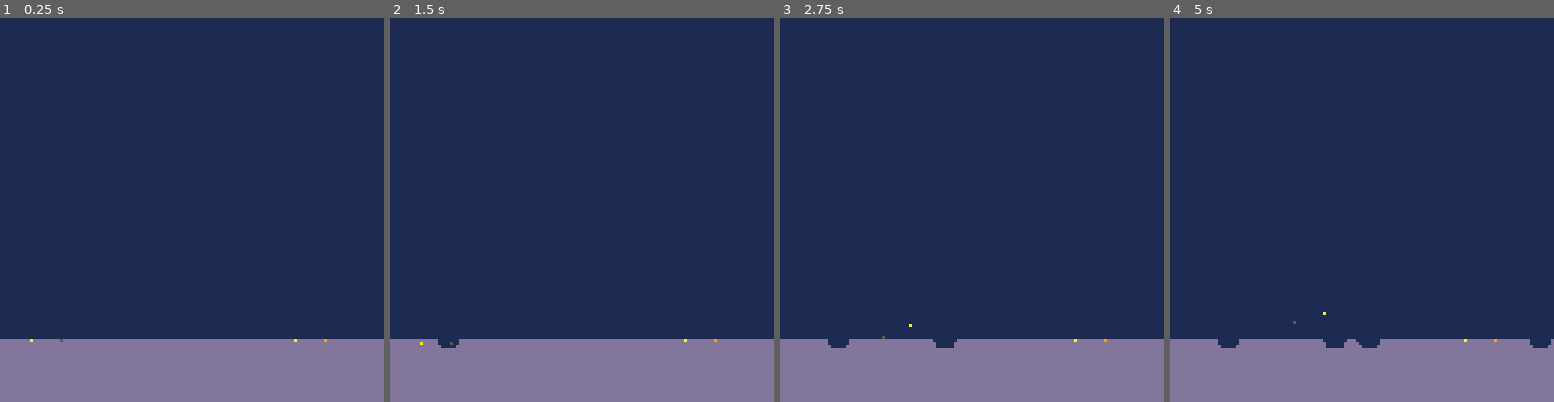
Above: before the commit, frames 1-4 (left to right).
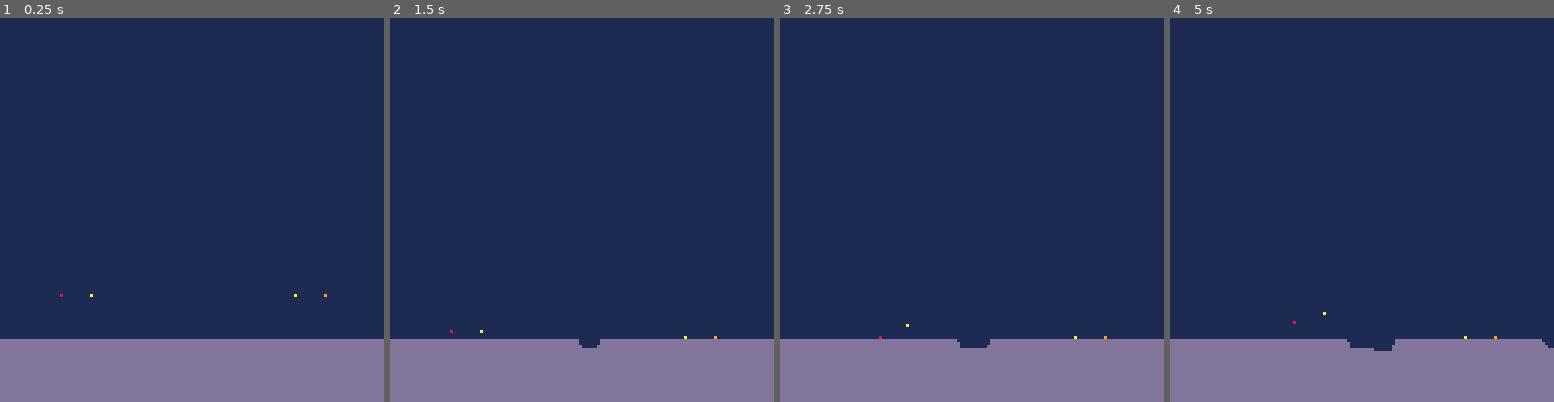
Above: after the commit, the same moments.

Repository: iamapea/miniature_jam
Game: PICO-8 cartridge mini.p8
Same seed, same stepped clock (60 frames per second), same inputs: the game is played once before the commit and once after it.
Inputs:
- Up to frame 1 (0.25 s): no input
- Up to frame 2 (1.5 s): tap X (X key) at 0.33, 1.07 s; tap O (Z key) at 0.7 s
- Up to frame 3 (2.75 s): hold Right 1.6-2.1 s; tap O (Z key) at 1.7, 2.1, 2.5 s; tap X (X key) at 1.85 s; hold Up 2.15-2.42 s; hold Right from 2.47 s (still down)
- Up to frame 4 (5 s): tap O (Z key) every 0.4 s from 2.9 to 4.9 s; tap X (X key) at 2.97, 4.08 s; release Right at 3.03 s; hold Left 3.08-3.58 s; hold Down 3.63-3.97 s; hold Right 4.02-4.68 s; hold Up from 4.73 s (still down)

The runs differ from the first frame. In frame 1, less than 0.1% of the frame differs, in the area x 7-86%, y 71-85%; in frame 2, 0.3%; in frame 3, 0.5%; in frame 4, 0.6%, in the area x 12-100%, y 78-87%.

Commit message:
add death and respawn

Diff:
--- a/mini.p8
+++ b/mini.p8
@@ -16,15 +16,18 @@
  grav_acc_bullet = 0.01
  grav_acc_player = 0.04
  cooldown_bullet = 60
+ player_spawn_y = world_size_y-ground_height-20
  -- visual parameters
+ col_players = {8,9}
  col_ch = 10 --crosshair
  col_bullet = 6
  -- create players
- p1 = new_player(20,world_size_y-ground_height,
-                 5,.5)
- p2 = new_player(108,world_size_y-ground_height,
-                 9,.5)
- p2.looks_left = true
+ p1 = new_player(20,player_spawn_y,
+                 col_players[1],
+                 -.5)
+ p2 = new_player(108,player_spawn_y,
+                 col_players[2],
+                 .5)
  players = {p1,p2}
  -- bullets
  bullets = {}
@@ -116,13 +119,8 @@
   pset(p.x,p.y,p.c)
   pset(p.x,p.y,p.c)
   --draw crosshair
---  if p.looks_left then
-   pset(p.x+cos(p.aim/2+0.25)*10,
-        p.y+sin(p.aim/2+0.25)*10,col_ch)
---  else
---   pset(p.x-cos(p.aim/2+0.25)*10,
---        p.y+sin(p.aim/2+0.25)*10,col_ch)
---  end
+  pset(p.x+cos(p.aim/2+0.25)*10,
+       p.y+sin(p.aim/2+0.25)*10,col_ch)
  end
  --draw bullets
  for b in all(bullets) do
@@ -154,7 +152,6 @@
  it.ay = grav_acc_player
  it.c = c --color
  it.aim = aim
- it.looks_left = false
  it.cooldown = 0
  it.is_explosive = false
  it.is_airborne = true
@@ -231,6 +228,27 @@
    end
   end
  end
+ --check distance to players
+ for i = 1,#players do
+  p = players[i]
+  if distance(p,t) < t.exp_rad then
+   kill_player(i)
+  end
+ end
+end
+
+function kill_player(index)
+ spawn_x = flr(rnd(100))+14
+ if spawn_x > 64 then
+  spawn_aim = .5
+ else
+  spawn_aim = -.5
+ end
+ players[index] =
+   new_player(flr(rnd(120))+3,
+              player_spawn_y,
+              col_players[index],
+              spawn_aim)
 end
 -->8
 -- input --------------------
